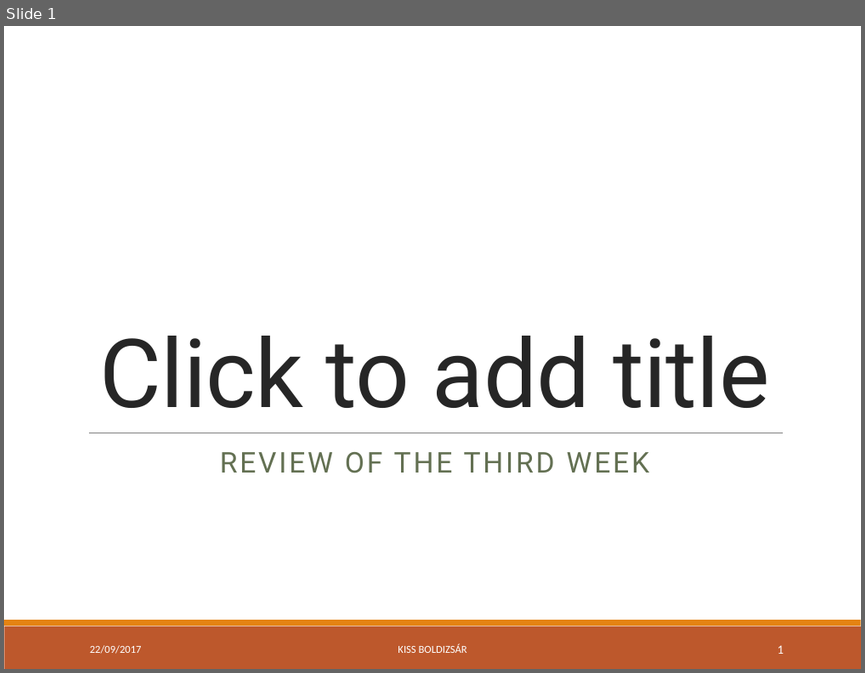
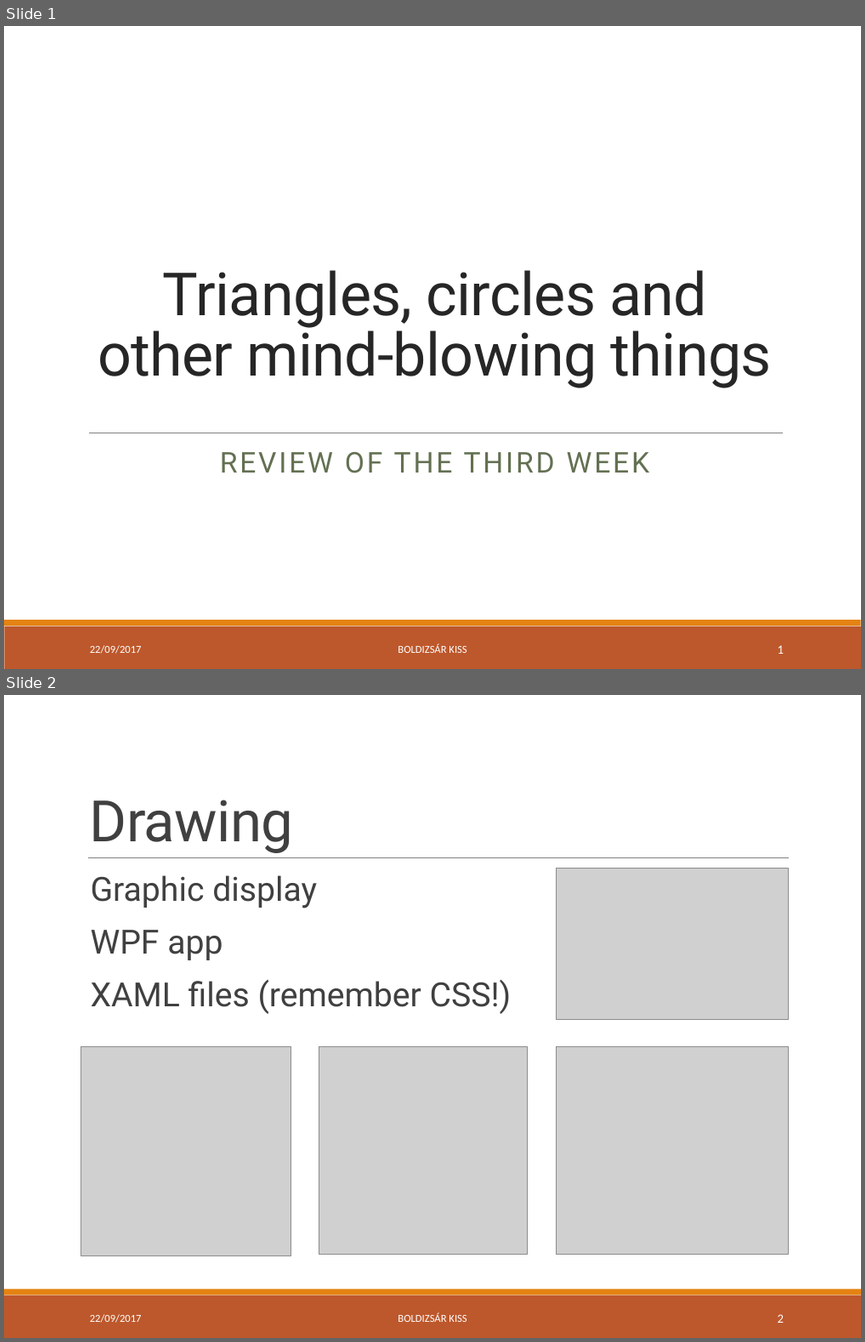
Before and after one commit to green-fox-academy/bpo106, a slide deck: week03/day05/demo/ppt-w03.pptx. Shown one above the other, each under a label of ours: slide 1 before the commit, slides 1 and 2 after it. The pictures are 865x673 and 865x1342 pixels, drawn with LibreOffice and Linux fonts; fonts in the diff are those of the drawing; grey boxes stand for pictures. Boxes give left, top, right and bottom in pixels: in the first picture for what was removed or moved away, otherwise in the second. Text is boxed around its words. In the diff, an @@ line names an element or a change of style, - is before the commit and + after.

```diff
--- a/week03/day05/demo/ppt-w03.pptx
+++ b/week03/day05/demo/ppt-w03.pptx
@@ slide 2 added at box(4, 695, 861, 1338), background #FFFFFF; not listed: 2 template elements that a slide beside it also shows @@
@@ title added at box(90, 800, 293, 853), 48 pt, text #404040 @@
+Drawing
@@ line added from (88, 858) to (788, 858), #808080 0.5 pt @@
@@ picture added at box(556, 868, 788, 1020) @@
@@ text added at box(91, 875, 511, 1014), 28 pt, text #404040 @@
+  Graphic display
+  WPF app
+  XAML files (remember CSS!)
@@ picture added at box(81, 1046, 291, 1255) @@
@@ picture added at box(319, 1046, 528, 1253) @@
@@ picture added at box(556, 1046, 788, 1253) @@
@@ text added at box(90, 1314, 142, 1322), 9 pt, text #FFFFFF @@
+22/09/2017
@@ text added at box(398, 1312, 466, 1321), 9 pt, text #FFFFFF @@
+BOLDIZSÁR KISS
@@ page number added at box(778, 1314, 783, 1322), 10.5 pt, text #FFFFFF @@
+2
@@ slide 1 changed as well @@
@@ title at box(98, 270, 772, 388): text changed; size 80 to 50 pt @@
-Click to add title
+Triangles, circles and other mind-blowing things
@@ text at box(398, 643, 466, 652): text changed @@
-KISS BOLDIZSÁR
+BOLDIZSÁR KISS
```
Also in this commit, not shown: 5 other slides changed, 2 other slides added.
